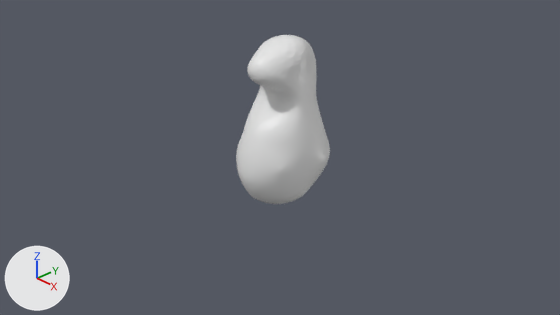
An edit to the Blender file IslandPrefabs/SecondDino.blend, drawn before and after from the same camera.
Rendered twice from the file's camera 'Camera'. Lighting does not change. The marker at lower left points along +X, +Y and +Z.
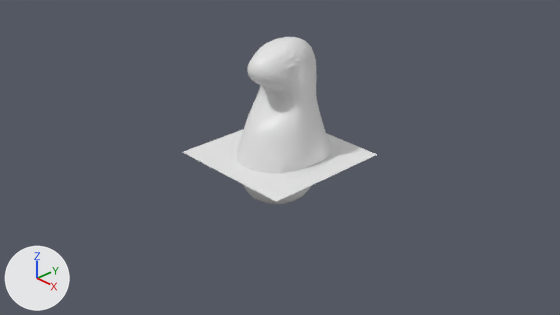
The change, as a list of edits to the scene's bpy script:
```text
Change me_cube:
    used by ob_cube; location = (0.0, 0.0, 0.0)
    remove me_cube.from_pydata(...)  # 5645 vertices, 11286 faces; spans x -0.61..0.61, y -0.66..0.76, z -0.73..1.73
    add me_cube.from_pydata(...)  # 5645 vertices, 11286 faces; spans x -0.61..0.61, y -0.66..0.76, z -0.73..1.69
    me_cube part 1: 120 of 5645 vertices moved; they spanned x -0.36..0.36, y -0.28..0.49, z 1.36..1.73 and now span x -0.35..0.35, y -0.27..0.48, z 1.35..1.69; mean shift (0.0, -0.01, -0.01); largest move (0.25, 0.17, 1.64) -> (0.23, 0.15, 1.6)
Add me_plane:
    me_plane.from_pydata([(-1.0, -1.0, 0.0), (1.0, -1.0, 0.0), (-1.0, 1.0, 0.0), (1.0, 1.0, 0.0)], [], [(0, 1, 3, 2)])
Add ob_plane:
    ob_plane = bpy.data.objects.new('Plane', me_plane)
    ob_plane.location = (0.0, 0.0, 0.0)
```

Changed parts and their boxes (x1, y1, x2, y2) in the pictures (560 x 315 px; the box of a moved part takes in the faces that stretch with it):
'Cube', reshaped: before (236, 35, 330, 204); after (236, 37, 330, 204)
'Plane', added: after (183, 129, 377, 202)
part 1 of me_cube, moved or reshaped: before (254, 35, 313, 76); after (254, 37, 313, 76)
